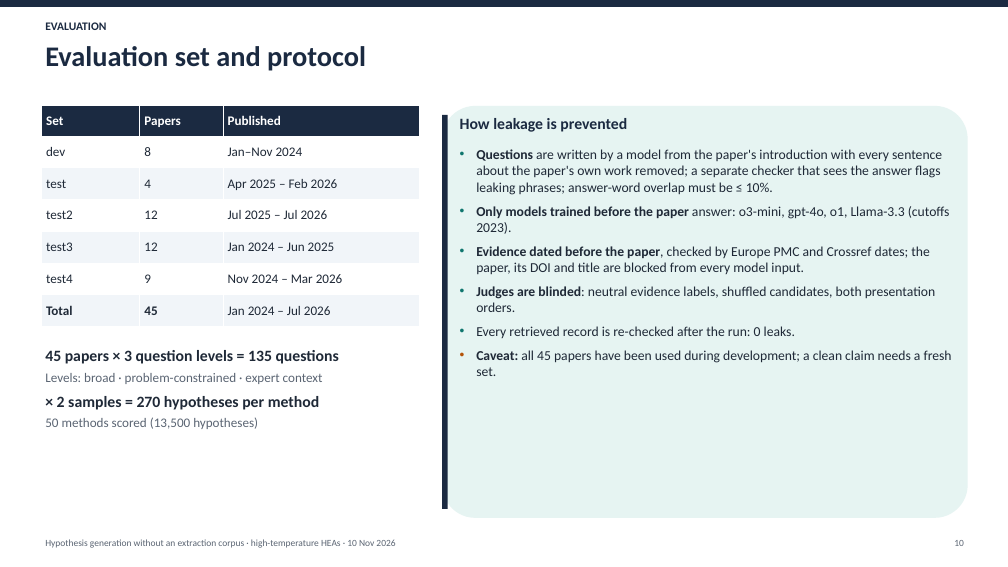
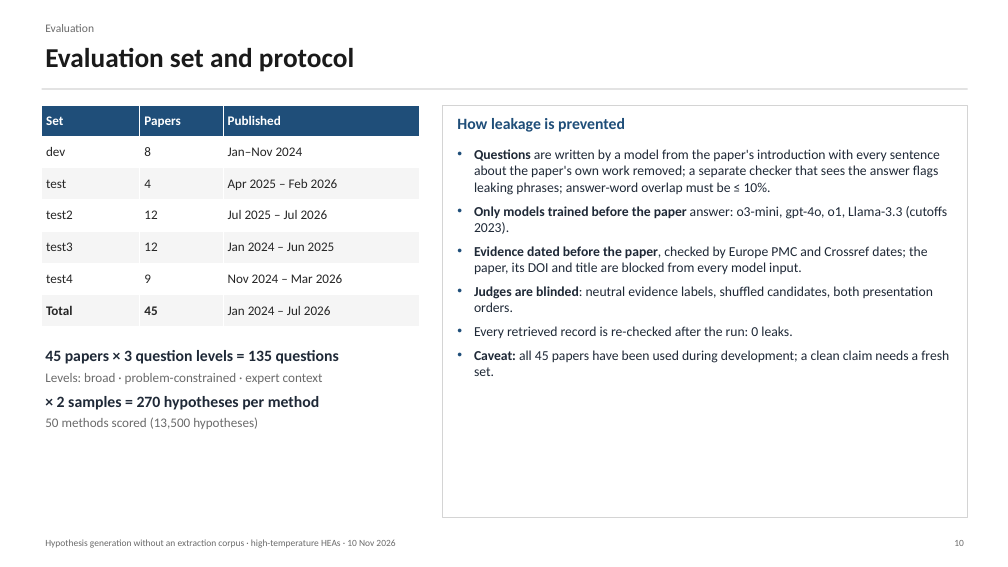
Before and after one commit to yadyneshsonale/materials-hypothesis-generation, a slide deck: slide 10 of presentations/2026-11-10_on_demand_retrieval/on_demand_hypothesis_generation_2026-11-10.pptx. Drawn at 1008x567 pixels with LibreOffice and Linux fonts; fonts in the diff are those of the drawing. Boxes give left, top, right and bottom in pixels: in the first picture for what was removed or moved away, otherwise in the second. Text is boxed around its words. In the diff, an @@ line names an element or a change of style, - is before the commit and + after.

```diff
--- a/presentations/2026-11-10_on_demand_retrieval/on_demand_hypothesis_generation_2026-11-10.pptx
+++ b/presentations/2026-11-10_on_demand_retrieval/on_demand_hypothesis_generation_2026-11-10.pptx
@@ rectangle removed at (0, 0, 1008, 7) @@
@@ text at (45, 24, 94, 32): text changed; text colour #1B2A41 to #6B6B6B; bold off @@
-EVALUATION
+Evaluation
@@ text "Evaluation set and protocol" at (45, 48, 354, 72): size 27 to 26 pt, text colour #1B2A41 to #1A1A1A @@
@@ rectangle added at (42, 88, 968, 89), fill #D4D4D4 @@
@@ table at (42, 106, 420, 327) @@
@@ fill #1B2A41 to #1F4E79 in row 1 @@
@@ fill #F1F5F9 to #F5F5F5 in 9 cells @@
@@ text colour #1F2937 to #262626 in "dev", "8", "Jan–Nov 2024", "test" and 14 more places @@
@@ rectangle at (442, 106, 968, 518): rounded rectangle to rectangle; fill #E6F4F2 to #FFFFFF; outline none to #D4D4D4 1 pt @@
@@ rectangle removed at (442, 115, 448, 509) @@
@@ text "How leakage is prevented" at (457, 118, 625, 132): text colour #1B2A41 to #1F4E79 @@
@@ text "Questions are written by a ..." at (474, 149, 949, 376): bullet colour #0F766E to #1F4E79; bullet colour #B45309 to #1F4E79 @@
@@ text at (45, 373, 323, 429): text colour #5B6573 to #6B6B6B in "Levels: broad · problem-constrained · expert context", "50 methods scored (13,500 hypotheses)" @@
```
Also in this commit, not shown: 14 other slides changed, 1 other file.
